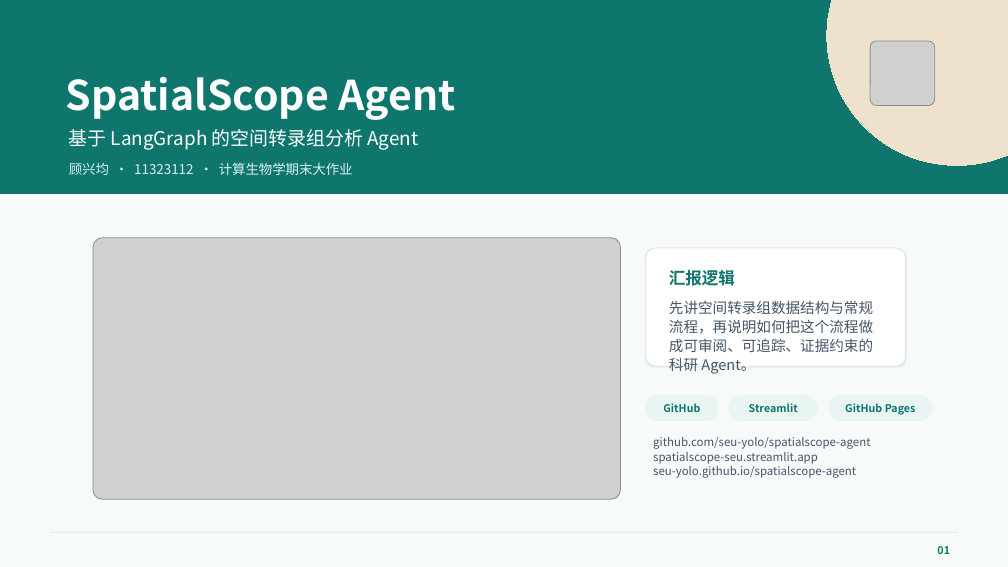
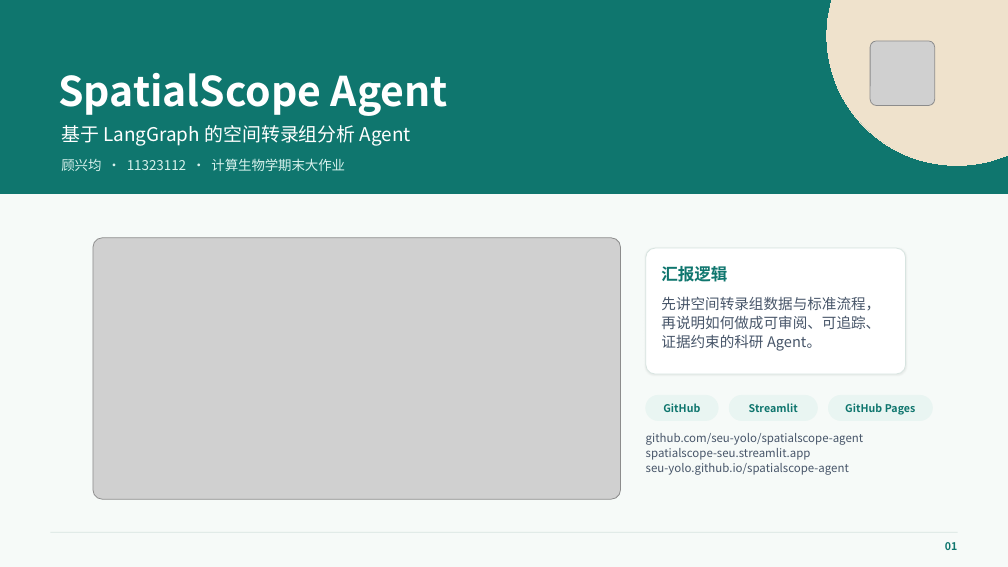
Before and after one commit to seu-yolo/spatialscope-agent, a slide deck: slide 1 of reports/SpatialScope_Agent_Presentation.pptx. Drawn at 1008x567 pixels with LibreOffice and Linux fonts; fonts in the diff are those of the drawing; grey boxes stand for pictures. Boxes give left, top, right and bottom in pixels: in the first picture for what was removed or moved away, otherwise in the second. Text is boxed around its words. In the diff, an @@ line names an element or a change of style, - is before the commit and + after.

Commit message:
Refine presentation flowcharts and layout

```diff
--- a/reports/SpatialScope_Agent_Presentation.pptx
+++ b/reports/SpatialScope_Agent_Presentation.pptx
@@ rounded rectangle: place and size @@
-rounded rectangle at <box>646,248,906,366</box>
+rounded rectangle at <box>646,248,906,374</box>
@@ rounded rectangle at <box>646,248,906,374</box>: proportions changed @@
@@ text at <box>661,296,880,351</box>: text changed @@
-先讲空间转录组数据结构与常规流程，再说明如何把这个流程做成可审阅、可追踪、证据约束的科研 Agent。
+先讲空间转录组数据与标准流程，再说明如何做成可审阅、可追踪、证据约束的科研 Agent。
@@ 6 texts: place and size @@
-6 texts at <box>66,77,950,554</box>
+6 texts at <box>58,73,958,550</box>
```
Also in this commit, not shown: 11 other slides changed.
